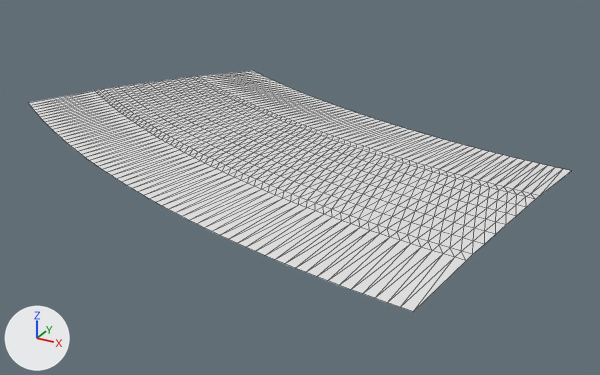
The glTF model public/assets/gen4/models/track-24.glb, before and after one commit.
The view is the same before and after, from a camera (50 mm lens) standing at (226.8, -576.0, 38.0) and looking at (184.1, -498.3, -0.8). The lights are fixed; the arrows at lower left show +X, +Y and +Z. The older version comes first. Mesh edges are drawn as thin lines. Vertices at exactly the same position are counted once.

Names of what the first picture shows: 'track-24'.
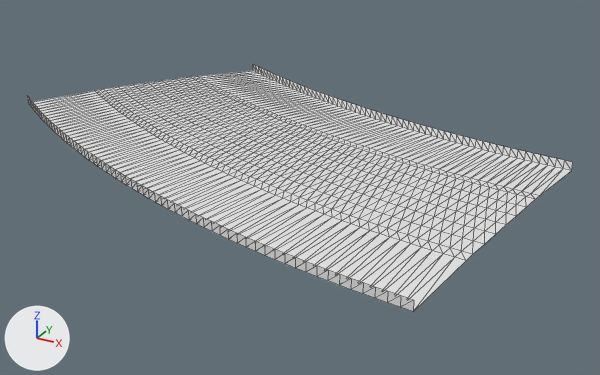
Edits to the scene script, one JSON object a line:
```json
{"block": "me_track_24", "where": "# used by ob_track_24; location = (0.0, 0.0, 0.0)"}
{"op": "remove", "block": "me_track_24", "code": "me_track_24.from_pydata(...)  # 693 vertices, 1240 faces; spans x 143.9..212.8, y -524.9..-472.6, z 3.8..4.8"}
{"op": "add", "block": "me_track_24", "code": "me_track_24.from_pydata(...)  # 819 vertices, 1488 faces; spans x 143.9..212.8, y -524.9..-472.6, z 3.8..5.3"}
{"block": "me_track_24", "change": "me_track_24 part 1"}
{"block": "me_track_24", "change": "126 new vertices lie (0.0, 0.0, 1.0) away from vertices in x 143.9..212.8, y -524.9..-472.6, z 3.8..4.3"}
{"block": "me_track_24", "change": "248 new faces join them"}
```

Location of each change, (x1, y1, x2, y2) in pixels of the pictures (600 x 375 px):
```json
{"object": "track-24", "change": "reshaped", "before": [29, 71, 571, 312], "after": [28, 64, 573, 312]}
{"part": 1, "of": "me_track_24", "change": "added", "after": [28, 64, 573, 312]}
```
